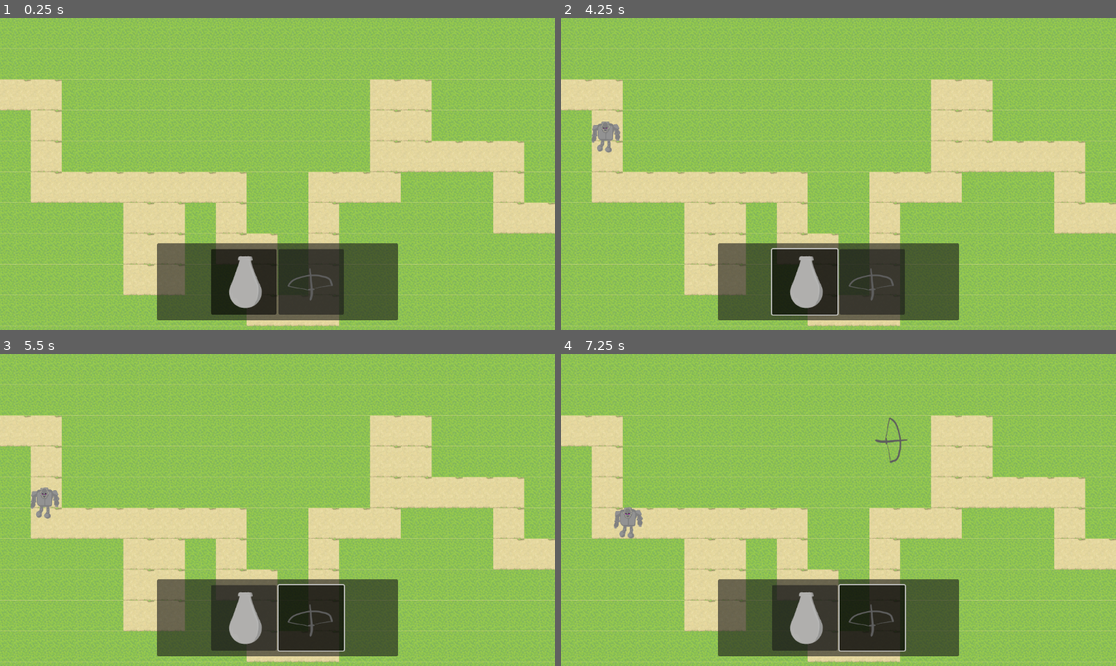
Above: before the commit, frames 1-4 (two rows, left to right).
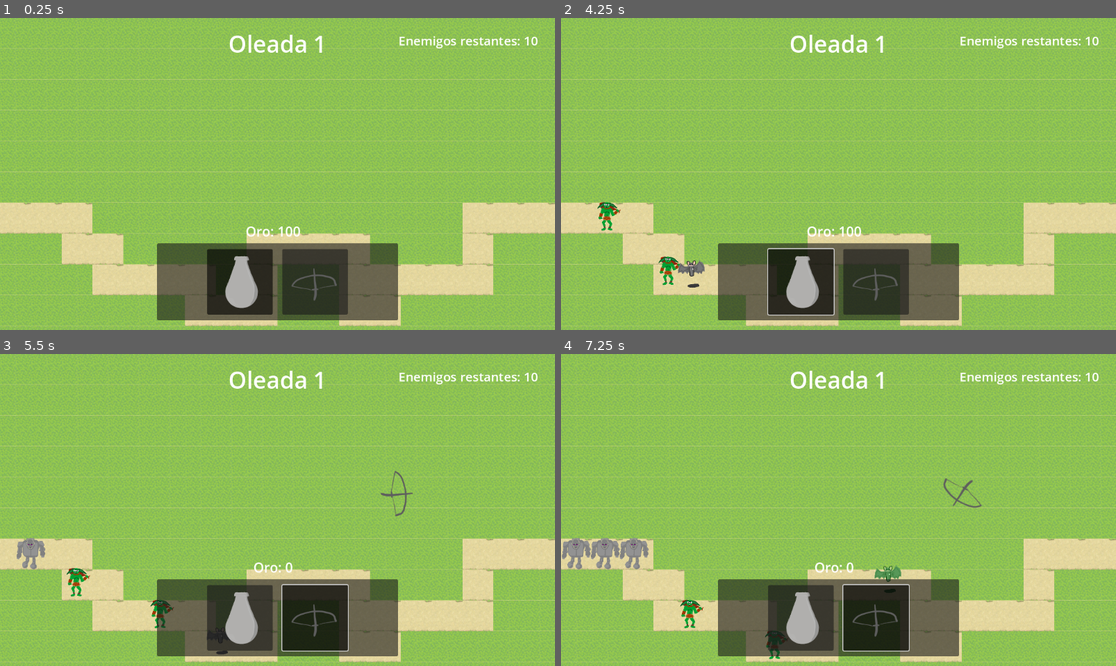
Above: after the commit, the same moments.

Repository: willNP/Tower-Defense
Game: Godot game, scene res://Scenes/main.tscn
The game is run twice, just before and just after one commit, with the same random seed, the same clock (stepped at 60 frames per second) and the same inputs. The engine's default icon, where the game draws it, is replaced by a stand-in: a white triangle on a blue panel in a dark square.
Inputs (mouse positions are in pixels of both pictures, inside the frame that each line leads up to; where the layout moved, square brackets give the same spot in the first picture):
- Up to frame 1 (0.25 s): no input
- Up to frame 2 (4.25 s): click (877, 283) [871, 283] at 0.5 s; click (799, 283) [805, 283] at 1.25 s; click (799, 283) [805, 283] at 2 s; click (877, 283) [871, 283] at 2.75 s; click (799, 283) [805, 283] at 3.5 s
- Up to frame 3 (5.5 s): click (316, 619) [310, 619] at 4.25 s; move the mouse to (399, 494) at 5.02 s; click (399, 494) at 5.17 s
- Up to frame 4 (7.25 s): move the mouse to (727, 525) at 5.77 s; click (727, 525) at 5.92 s; move the mouse to (894, 441) at 6.52 s; click (894, 441) at 6.67 s

The runs differ from the first frame. In frame 1, 28% of the frame differs, in the area x 0-97%, y 5-99%; in frame 2, 29%; in frame 3, 29%; in frame 4, 29%.

Commit message:
se agrega sistema de economia, sistema de oleadas con aumento progresivo solo con cantidad de enemigos

Diff:
--- a/Scenes/main.tscn
+++ b/Scenes/main.tscn
@@ -10,7 +10,6 @@
 
 [node name="Main" type="Node2D"]
 script = ExtResource("1_8gbba")
-enemy_spawn_number = 1
 
 [node name="MapGeneration" parent="." instance=ExtResource("2_bo1nx")]
 map_width = 30
@@ -48,7 +47,8 @@
 grow_vertical = 0
 
 [node name="Buttons" type="HBoxContainer" parent="UI/Control/Panel"]
-layout_mode = 0
+layout_mode = 1
+anchors_preset = 15
 anchor_right = 1.0
 anchor_bottom = 1.0
 offset_left = 20.0
@@ -57,6 +57,7 @@
 offset_bottom = -20.0
 grow_horizontal = 2
 grow_vertical = 2
+theme_override_constants/separation = 20
 alignment = 1
 
 [node name="canon" type="Button" parent="UI/Control/Panel/Buttons"]
@@ -73,3 +74,47 @@
 toggle_mode = true
 button_group = SubResource("ButtonGroup_um5mv")
 icon = ExtResource("5_21xkr")
+
+[node name="GoldInfo" type="Label" parent="UI/Control/Panel"]
+layout_mode = 1
+anchors_preset = 12
+anchor_top = 1.0
+anchor_right = 1.0
+anchor_bottom = 1.0
+offset_left = 11.0
+offset_top = -204.0
+offset_right = -29.0
+offset_bottom = -165.0
+grow_horizontal = 2
+grow_vertical = 0
+theme_override_font_sizes/font_size = 28
+text = "Oro: 0"
+horizontal_alignment = 1
+
+[node name="WaveInfo" type="Label" parent="UI/Control"]
+layout_mode = 1
+anchors_preset = 5
+anchor_left = 0.5
+anchor_right = 0.5
+offset_left = -220.0
+offset_top = 20.0
+offset_right = 220.0
+offset_bottom = 70.0
+grow_horizontal = 2
+theme_override_font_sizes/font_size = 48
+text = "Oleada 1"
+horizontal_alignment = 1
+
+[node name="EnemiesInfo" type="Label" parent="UI/Control"]
+layout_mode = 1
+anchors_preset = 1
+anchor_left = 1.0
+anchor_right = 1.0
+offset_left = -311.0
+offset_top = 29.0
+offset_right = -36.0
+offset_bottom = 69.0
+grow_horizontal = 0
+theme_override_font_sizes/font_size = 26
+text = "Enemigos restantes: 0"
+horizontal_alignment = 2
--- a/Scripts/Enemies/character.gd
+++ b/Scripts/Enemies/character.gd
@@ -1,6 +1,7 @@
 extends Node2D
 class_name Character
 
+signal died(character: Character)
 
 @export var Sprite : Sprite2D
 @export var character_attributes : Character_Attributes
@@ -14,8 +15,15 @@
 var path : Path2D
 @onready var sprite : Sprite2D = $Sprite2D
 
+var _is_dead: bool = false
+var _current_health: float = 0.0
+var _max_health: float = 0.0
+
 
 func _ready() -> void:
+	if character_attributes:
+		_max_health = character_attributes.health
+		_current_health = _max_health
 	if Sprite:
 		#Sprite.scale = Vector2(0.3, 0.3)
 		sprite.centered = true
@@ -51,7 +59,7 @@
 		var effect: Status_Effect_Resource = effect_data["resource"]
 		effect_data["timer"] += delta
 		# Aplicar daño o curación por segundo
-		character_attributes.health += effect.health_change * delta
+		_current_health += effect.health_change * delta
 		# Actualizar shader si está activo
 		if sprite.material and sprite.material is ShaderMaterial:
 			sprite.material.set_shader_parameter("time", effect_data["timer"])
@@ -60,16 +68,18 @@
 			active_effects.erase(effect_data)
 			sprite.material = null
 
-
-
 func receive_dmg(dmg_taken : float) -> void:
+	if _is_dead:
+		return
 	if character_attributes.armor == 0:
-		character_attributes.health -= dmg_taken
+		_current_health -= dmg_taken
 	else:
 		# recibido = base * (1 - (armadura / armadura + k)
 		var total_damage = dmg_taken * (1 - (character_attributes.armor / (character_attributes.armor + character_attributes.defense_effectiveness)))
-		character_attributes.health -= total_damage
+		_current_health -= total_damage
 
-	print(character_attributes.health)
-	if character_attributes.health <= 0:
+	print(_current_health)
+	if _current_health <= 0:
+		_is_dead = true
+		died.emit(self)
 		self.queue_free()
--- a/Scripts/Resources/Maps/map1.gd
+++ b/Scripts/Resources/Maps/map1.gd
@@ -1,7 +1,8 @@
 extends Node2D
 class_name Map_1
 
-@export var enemy_spawn_number : int
+@export var enemy_spawn_number : int = 10
+@export var starting_gold: int = 100
 # Enemies
 var enemies = {
 	goblin = preload("res://Scenes/Enemies/goblin.tscn"),
@@ -9,46 +10,94 @@
 	golem = preload("res://Scenes/Enemies/golem.tscn")
 }
 
+const ENEMY_REWARDS := {
+	&"goblin": 5,
+	&"bat": 7,
+	&"golem": 10
+}
+
+const TURRET_COSTS := {
+	&"cannon": 100,
+	&"crossbow": 100
+}
+
+const WAVE_INFO_PATH := "UI/Control/WaveInfo"
+const ENEMIES_INFO_PATH := "UI/Control/EnemiesInfo"
+const GOLD_INFO_PATH := "UI/Control/Panel/GoldInfo"
+
 # Variables
 var timer : Timer
-var count : int = 0
 var _turret_spawner: TurretSpawner
+var _rng: RandomNumberGenerator = RandomNumberGenerator.new()
+
+var _current_wave: int = 1
+var _current_wave_enemy_target: int = 0
+var _spawn_queue: Array[StringName] = []
+var _spawn_index: int = 0
+var _spawned_this_wave: int = 0
+var _enemies_alive: int = 0
+var _gold: int = 0
+
+var _wave_label: Label
+var _enemies_label: Label
+var _gold_label: Label
 
 func _ready() -> void:
 	# Crear el Timer
 	timer = Timer.new()
 	timer.wait_time = 1.2  # Tiempo entre spawns
-	timer.autostart = true
+	timer.autostart = false
 	timer.one_shot = false
 	add_child(timer)
 
 	# Conectar la señal timeout
 	timer.timeout.connect(_on_timer_timeout)
 
+	_rng.randomize()
+
 	_turret_spawner = $TurretSpawner
 	_setup_turret_buttons()
 
+	_wave_label = _get_label(WAVE_INFO_PATH)
+	_enemies_label = _get_label(ENEMIES_INFO_PATH)
+	_gold_label = _get_label(GOLD_INFO_PATH)
+	_gold = starting_gold
+	_update_gold_ui()
+
+	_current_wave_enemy_target = max(enemy_spawn_number, enemies.size())
+	_prepare_wave()
+
 func _on_timer_timeout() -> void:
-	if count < enemy_spawn_number:
-		var keys = enemies.keys()
-		var random_key = keys[randi() % keys.size()]
-		#var enemy_instance : Character = enemies[random_key].instantiate()
-		var enemy_instance : Character = enemies.golem.instantiate()
-		enemy_instance.init_path($MapGeneration.get_path_node())
-
-		#get_tree().root.add_child(enemy_instance)
-
-
-		enemy_instance.path = $MapGeneration.get_path_node()
-		count += 1
-	else:
-
-		print("Oleada terminada")
-		timer.queue_free()
+	if _spawn_index >= _spawn_queue.size():
+		timer.stop()
+		_update_wave_ui()
+		return
+
+	var enemy_type: StringName = _spawn_queue[_spawn_index]
+	_spawn_index += 1
+
+	var enemy_scene_variant = enemies.get(enemy_type, null)
+	if enemy_scene_variant == null or not (enemy_scene_variant is PackedScene):
+		return
+	var enemy_scene: PackedScene = enemy_scene_variant
+	var enemy_instance : Character = enemy_scene.instantiate()
+	var path_node: Path2D = $MapGeneration.get_path_node()
+	if path_node:
+		enemy_instance.init_path(path_node)
+		enemy_instance.path = path_node
+
+	enemy_instance.tree_exited.connect(_on_enemy_removed.bind(enemy_type))
+	if enemy_instance.has_signal("died"):
+		enemy_instance.died.connect(_on_enemy_killed.bind(enemy_type))
+
+	_spawned_this_wave += 1
+	_enemies_alive += 1
+	_update_wave_ui()
 
 
 func _setup_turret_buttons() -> void:
-	if not has_node("UI/Control/Panel/Buttons"):
+	var buttons_path := "UI/Control/Panel/Buttons"
+	if not has_node(buttons_path):
 		return
 
 	var cannon_button: Button = $UI/Control/Panel/Buttons/canon
@@ -67,7 +116,123 @@
 		cannon_button.button_pressed = true
 	_select_turret("cannon")
 
-
 func _select_turret(turret_name: StringName) -> void:
 	if _turret_spawner:
 		_turret_spawner.set_selected_turret(turret_name)
+
+func _prepare_wave() -> void:
+	timer.stop()
+	_spawn_queue = _build_spawn_queue(_current_wave_enemy_target)
+	_spawn_index = 0
+	_spawned_this_wave = 0
+	_enemies_alive = 0
+
+	_update_wave_ui()
+	if _spawn_queue.is_empty():
+		return
+
+	print("Oleada %d: %d enemigos" % [_current_wave, _current_wave_enemy_target])
+	timer.start()
+
+func _on_enemy_removed(_enemy_type: StringName) -> void:
+	_enemies_alive = max(0, _enemies_alive - 1)
+	_update_wave_ui()
+	if _enemies_alive == 0 and _spawned_this_wave >= _current_wave_enemy_target:
+		print("Oleada %d completada" % _current_wave)
+		_advance_wave()
+
+func _on_enemy_killed(_enemy: Character, enemy_type: StringName) -> void:
+	var reward: int = int(ENEMY_REWARDS.get(enemy_type, 0))
+	if reward > 0:
+		_add_gold(reward)
+
+func _add_gold(amount: int) -> void:
+	_gold += amount
+	print("Oro: %d" % _gold)
+	_update_gold_ui()
+
+func _advance_wave() -> void:
+	_current_wave += 1
+	_current_wave_enemy_target = _calculate_next_wave_enemy_count(_current_wave_enemy_target, _current_wave)
+	_prepare_wave()
+
+func _calculate_next_wave_enemy_count(current_count: int, wave_number: int) -> int:
+	var percent := _wave_increase_percent(wave_number)
+	var scaled := int(ceil(float(current_count) * (1.0 + percent)))
+	return max(scaled, enemies.size())
+
+func _wave_increase_percent(wave_number: int) -> float:
+	if wave_number <= 1:
+		return 0.0
+	if wave_number <= 5:
+		return 0.05
+	if wave_number <= 10:
+		return 0.08
+	return 0.10
+
+func _build_spawn_queue(total_count: int) -> Array[StringName]:
+	var enemy_keys: Array = enemies.keys()
+	if enemy_keys.is_empty():
+		return []
+
+	_shuffle_array(enemy_keys)
+
+	var queue: Array[StringName] = []
+	for key in enemy_keys:
+		queue.append(key)
+		if queue.size() >= total_count:
+			_shuffle_array(queue)
+			return queue
+
+	while queue.size() < total_count:
+		var index := _rng.randi_range(0, enemy_keys.size() - 1)
+		queue.append(enemy_keys[index])
+
+	_shuffle_array(queue)
+	return queue
+
+func _shuffle_array(array: Array) -> void:
+	for i in range(array.size() - 1, 0, -1):
+		var j := _rng.randi_range(0, i)
+		var temp = array[i]
+		array[i] = array[j]
+		array[j] = temp
+
+func _update_wave_ui() -> void:
+	if _wave_label:
+		_wave_label.text = "Oleada %d" % _current_wave
+
+	var remaining_to_spawn: int = max(0, _current_wave_enemy_target - _spawned_this_wave)
+	var total_remaining: int = remaining_to_spawn + _enemies_alive
+	if _enemies_label:
+		_enemies_label.text = "Enemigos restantes: %d" % total_remaining
+	_update_gold_ui()
+
+func _update_gold_ui() -> void:
+	if _gold_label:
+		_gold_label.text = "Oro: %d" % _gold
+
+func _get_label(node_path: String) -> Label:
+	if has_node(node_path):
+		var node := get_node(node_path)
+		if node is Label:
+			return node
+	return null
+
+func get_turret_cost(turret_name: StringName) -> int:
+	return int(TURRET_COSTS.get(turret_name, 0))
+
+func can_afford_turret(turret_name: StringName) -> bool:
+	return _gold >= get_turret_cost(turret_name)
+
+func try_purchase_turret(turret_name: StringName) -> bool:
+	var cost := get_turret_cost(turret_name)
+	if cost <= 0:
+		return true
+	if _gold < cost:
+		print("Oro insuficiente para %s" % turret_name)
+		return false
+	_gold -= cost
+	_update_gold_ui()
+	print("Comprada torreta %s, oro restante: %d" % [turret_name, _gold])
+	return true
--- a/Scripts/Towers/turret_spawner.gd
+++ b/Scripts/Towers/turret_spawner.gd
@@ -14,10 +14,12 @@
 }
 var tiles : Array
 var selected_turret: StringName = "cannon"
+var _map_controller: Map_1
 
 func _ready() -> void:
 	if mapGen:
 		tiles = mapGen.grid
+	_map_controller = get_parent() as Map_1
 
 
 func _unhandled_input(event: InputEvent) -> void:
@@ -30,6 +32,10 @@
 			var tile_value = tiles[tile_coords.y][tile_coords.x]
 			if tile_value != 1:
 				if not turrets.has(selected_turret):
+					return
+				if _map_controller == null:
+					return
+				if not _map_controller.try_purchase_turret(selected_turret):
 					return
 				var turret_scene: PackedScene = turrets[selected_turret]
 				var turret : Tower = turret_scene.instantiate()
